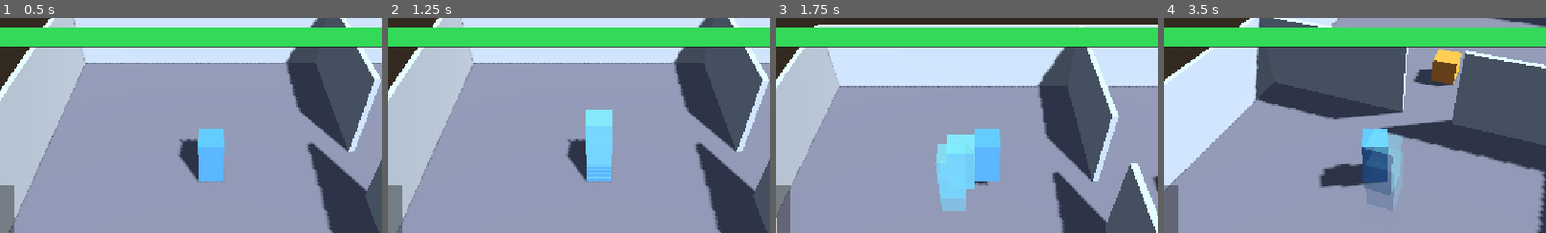
Above: before the commit, frames 1-4 (left to right).
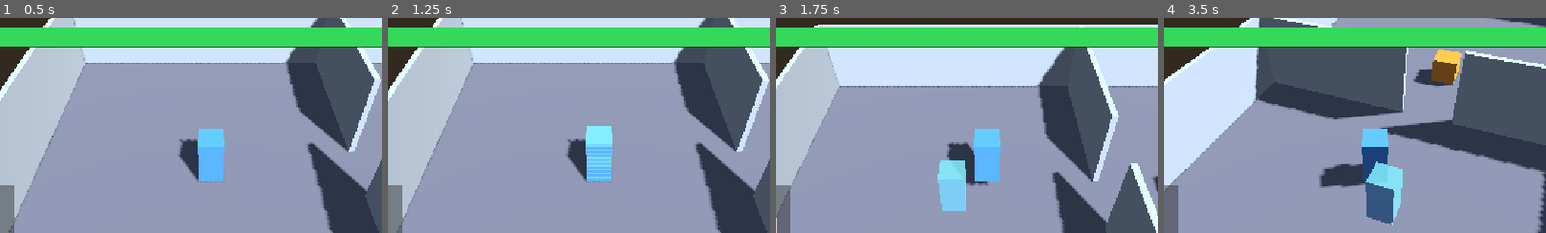
Above: after the commit, the same moments.

Repository: boomlulu/godot-jolt-time
Game: Godot game, scene res://world.tscn
The game is run twice, just before and just after one commit, with the same random seed, the same clock (stepped at 60 frames per second) and the same inputs.
Inputs (mouse positions are % of the whole screen's width and height, from its top left):
- Up to frame 1 (0.5 s): no input
- Up to frame 2 (1.25 s): click "跳" at 0.5 s
- Up to frame 3 (1.75 s): tap Enter at 1.25 s; drag from (14, 75) to (60, 28) at 1.27 s
- Up to frame 4 (3.5 s): drag from (30, 55) to (45, 70) at 2.02 s; click "回退人物" at 2.75 s
The pictures show only the part of the screen within x 22-72%, y 18-68%; the shares and areas given below are measured in that part.

Frame 1 is identical in both runs. In frame 2, 0.9% of the frame differs, in the area x 51-59%, y 42-68%; in frame 3, 1.4%; in frame 4, 3.2%, in the area x 52-63%, y 53-97%.

Commit message:
feat: unify ghost lifecycle with timer; reverse during actor rewind
- rewind_recorder.gd: remove internal is_rewinding guard in tick_game_time;
  let world.gd fully drive direction. game_time clamped at 0; _next_spawn_time
  capped at game_time+INTERVAL so spawns resume promptly after a rewind.
- rewind_recorder._update_trail: add back-cleanup loop — ghosts with
  spawn > game_time get pop_back. Combined with the existing front-cleanup
  (aged-out ghosts), the trail mirrors the visible-history interval
  [game_time - DURATION, game_time] exactly.
- world.gd._process: replace timer_moving bool with signed tick_dt.
  Actor active-rewind → tick_dt = -delta (both recorders' game_time rewinds).
  Player input → tick_dt = +delta. Idle → 0, no tick.

Effect: ghost spawned at second 9 fades brighter as actor rewinds toward
second 9, hits alpha 1.0 at game_time=9, vanishes once game_time<9. Box
ghosts share the same timeline since they're driven by the same tick.

Co-Authored-By: Claude Opus 4.7 (1M context) <noreply@anthropic.com>

Diff:
--- a/rewind_recorder.gd
+++ b/rewind_recorder.gd
@@ -55,7 +55,6 @@
 			if _buffer.size() > _max_size:
 				_buffer.pop_front()
 
-		_game_time += delta
 		if has_motion and _game_time >= _next_spawn_time:
 			_ghosts.append({"xf": target.global_transform, "spawn": _game_time})
 			_next_spawn_time = _game_time + GHOST_INTERVAL
@@ -72,6 +71,12 @@
 		var oldest: Dictionary = _ghosts[0]
 		if _game_time - float(oldest.spawn) >= HISTORY_DURATION:
 			_ghosts.pop_front()
+		else:
+			break
+	while not _ghosts.is_empty():
+		var newest: Dictionary = _ghosts[_ghosts.size() - 1]
+		if float(newest.spawn) > _game_time:
+			_ghosts.pop_back()
 		else:
 			break
 	var n := _ghosts.size()
@@ -104,5 +109,11 @@
 	var consumed := _rewind_start_size - _buffer.size()
 	return clampf(float(consumed) / float(_rewind_start_size), 0.0, 1.0)
 
+func tick_game_time(delta: float) -> void:
+	_game_time = maxf(0.0, _game_time + delta)
+	if _next_spawn_time > _game_time + GHOST_INTERVAL:
+		_next_spawn_time = _game_time + GHOST_INTERVAL
+
+
 func is_actively_rewinding() -> bool:
 	return is_rewinding and not _buffer.is_empty()
--- a/world.gd
+++ b/world.gd
@@ -64,13 +64,19 @@
 func _process(delta: float) -> void:
 	if _game_over:
 		return
+	var tick_dt := 0.0
 	if _actor_recorder.is_actively_rewinding():
 		_timer = minf(_timer + delta, TIMER_START)
+		tick_dt = -delta
 	elif _is_player_inputting():
 		_timer -= delta
 		if _timer <= 0.0:
 			_timer = 0.0
 			_trigger_game_over()
+		tick_dt = delta
+	if tick_dt != 0.0:
+		_actor_recorder.tick_game_time(tick_dt)
+		_box_recorder.tick_game_time(tick_dt)
 	_update_timer_label()
 	_hud_timeline.set_state(TIMER_START - _timer, _actor_recorder.is_rewinding)
 
